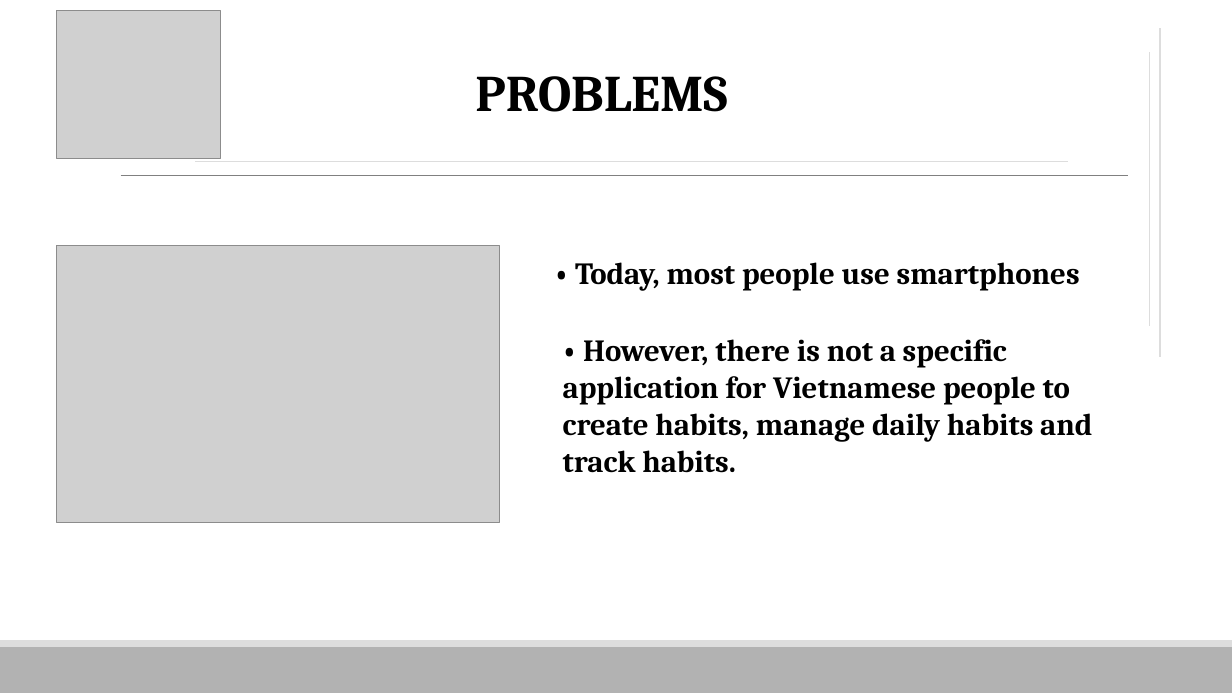
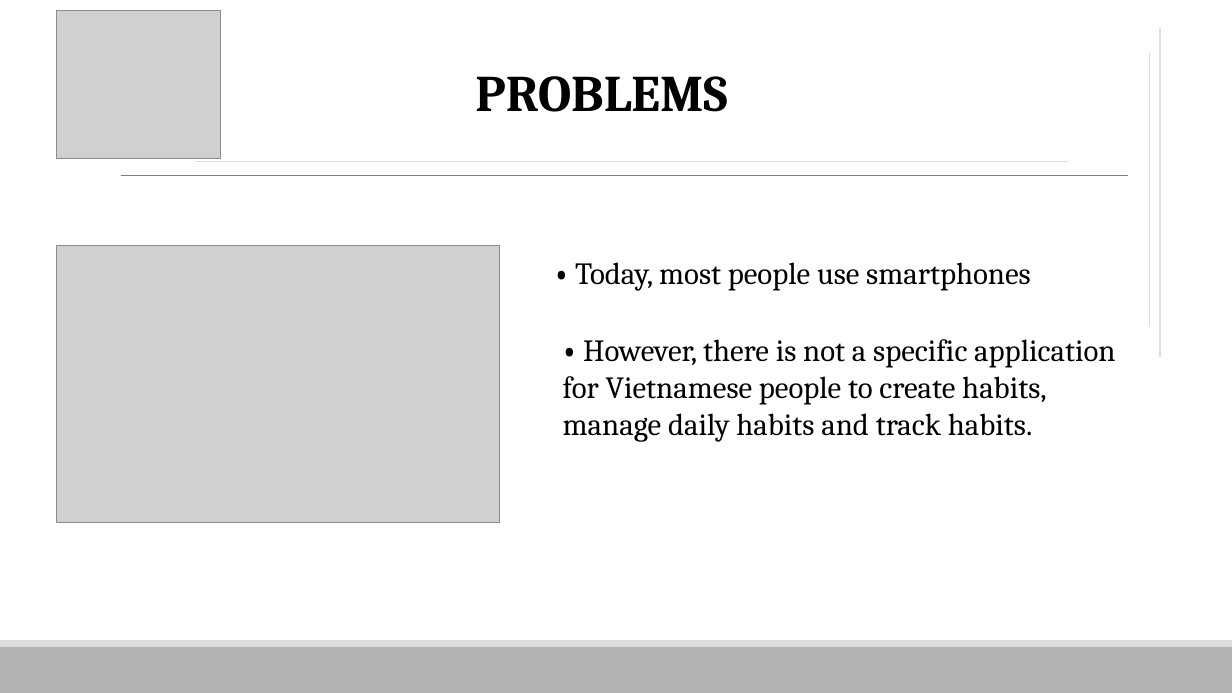
Before and after one commit to vnhabittracker/VHT-Server, a slide deck: slide 4 of VHT.pptx. Drawn at 1232x693 pixels with LibreOffice and Linux fonts; fonts in the diff are those of the drawing; grey boxes stand for pictures. Boxes give left, top, right and bottom in pixels: in the first picture for what was removed or moved away, otherwise in the second. Text is boxed around its words. In the diff, an @@ line names an element or a change of style, - is before the commit and + after.

```diff
--- a/VHT.pptx
+++ b/VHT.pptx
@@ text "• Today, most people use ..." at (575,262,1031,291): bold off @@
@@ text "• However, there is not ..." at (563,339,1115,442): bold off @@
```
Also in this commit, not shown: 6 other slides changed.
